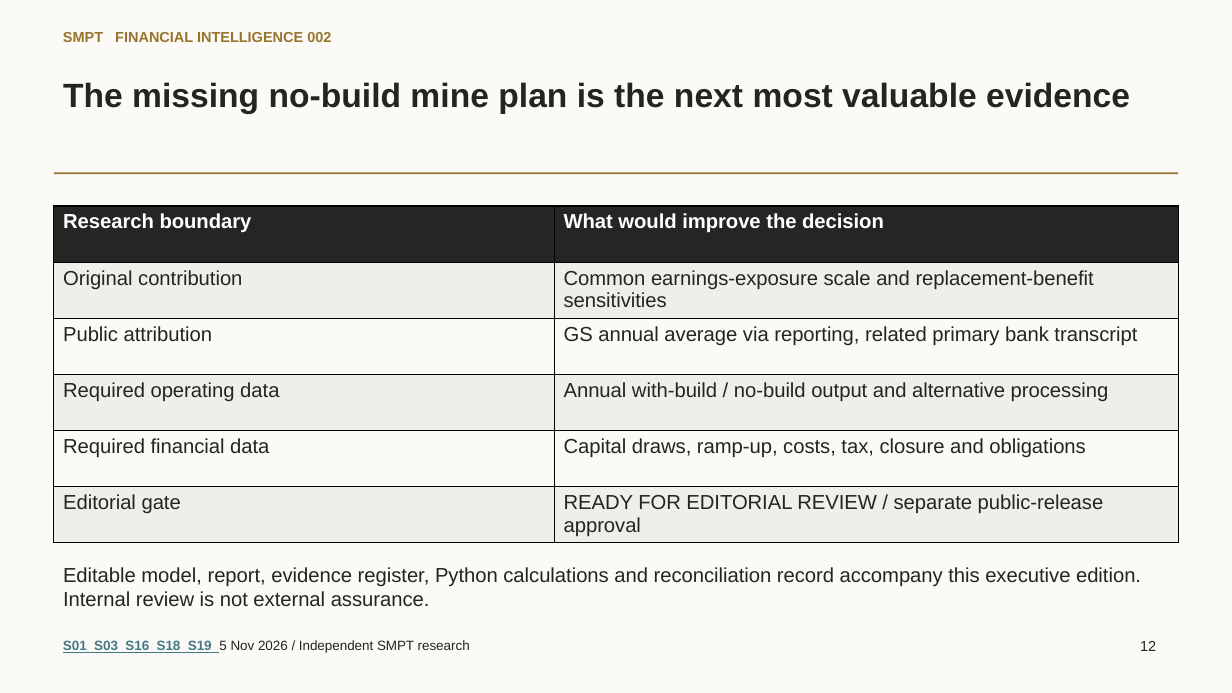
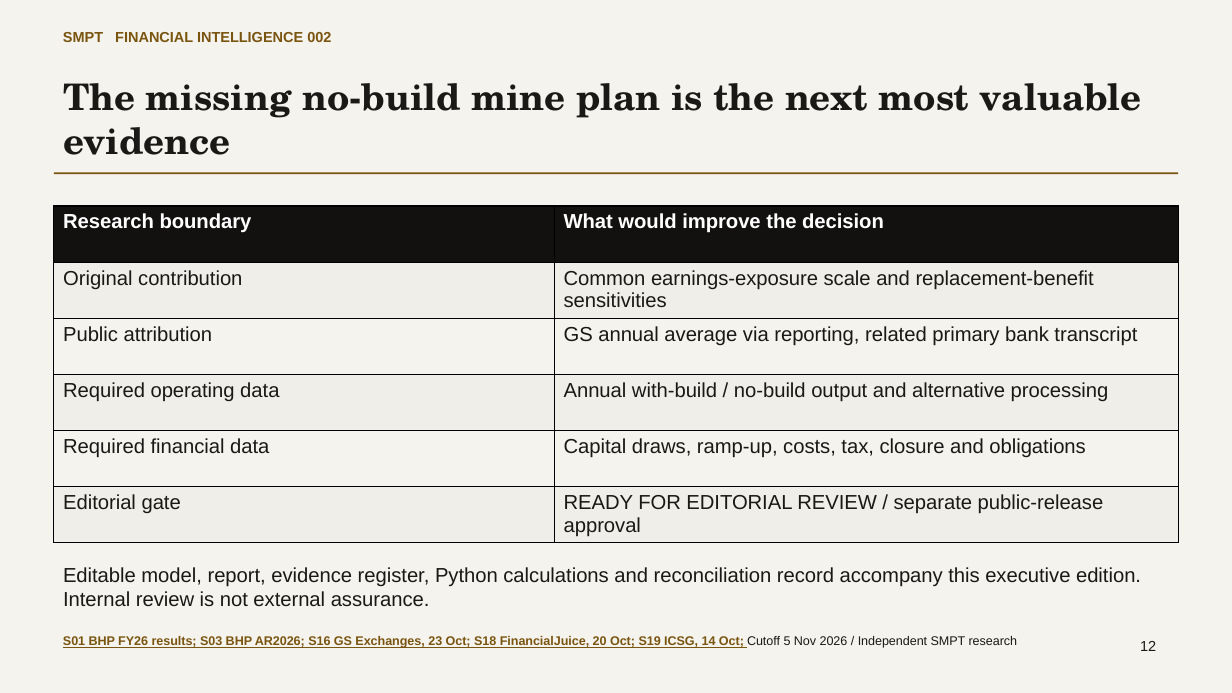
Before and after one commit to VSSpowerlifting/strategic-materials-policy-tracker, a slide deck: slide 12 of docs/research/fi002-bhp-copper/output/SMPT_FI002_BHP_Copper_Strategy_Deck.pptx. Drawn at 1232x693 pixels with LibreOffice and Linux fonts; fonts in the diff are those of the drawing. Boxes give left, top, right and bottom in pixels: in the first picture for what was removed or moved away, otherwise in the second. Text is boxed around its words. In the diff, an @@ line names an element or a change of style, - is before the commit and + after.

Commit message:
docs(fi002): refine research argument and complete expert editorial audit

```diff
--- a/docs/research/fi002-bhp-copper/output/SMPT_FI002_BHP_Copper_Strategy_Deck.pptx
+++ b/docs/research/fi002-bhp-copper/output/SMPT_FI002_BHP_Copper_Strategy_Deck.pptx
@@ background #FBFAF7 to #F5F3EE @@
@@ text "SMPT FINANCIAL INTELLIGENCE 002" at box(63, 32, 331, 42): text colour #98752D to #7A5510 @@
@@ text "The missing no-build mine plan ..." at box(63, 83, 1142, 155): size 26.2 to 28.5 pt, font Arial to TeX Gyre Schola, text colour #252421 to #1B1915 @@
@@ rectangle at box(54, 172, 1178, 174): fill #98752D to #7A5510 @@
@@ table at box(54, 206, 1178, 543) @@
@@ fill #262523 to #12110F in row 1 @@
@@ fill #FBFAF7 to #F5F3EE in 4 cells @@
@@ text colour #252421 to #1B1915 in "Original contribution", "Common earnings-exposure scale and replacement-benefit sensi ...", "Public attribution", "GS annual average via reporting, related primary ..." and 6 more places @@
@@ text at box(63, 635, 1018, 648): text changed; size 10.5 to 9.8 pt; text colour #252421 to #7A5510; bold on @@
-S01 S03 S16 S18 S19 5 Nov 2026 / Independent SMPT research
+S01 BHP FY26 results; S03 BHP AR2026; S16 GS Exchanges, 23 Oct; S18 FinancialJuice, 20 Oct; S19 ICSG, 14 Oct; Cutoff 5 Nov 2026 / Independent SMPT research
```
Also in this commit, not shown: 11 other slides changed, 23 other files.
